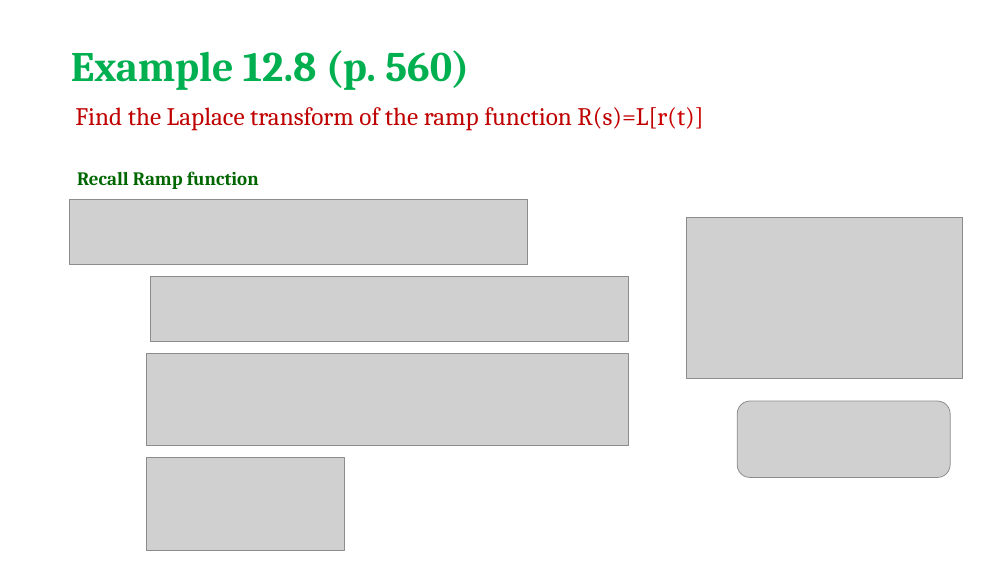
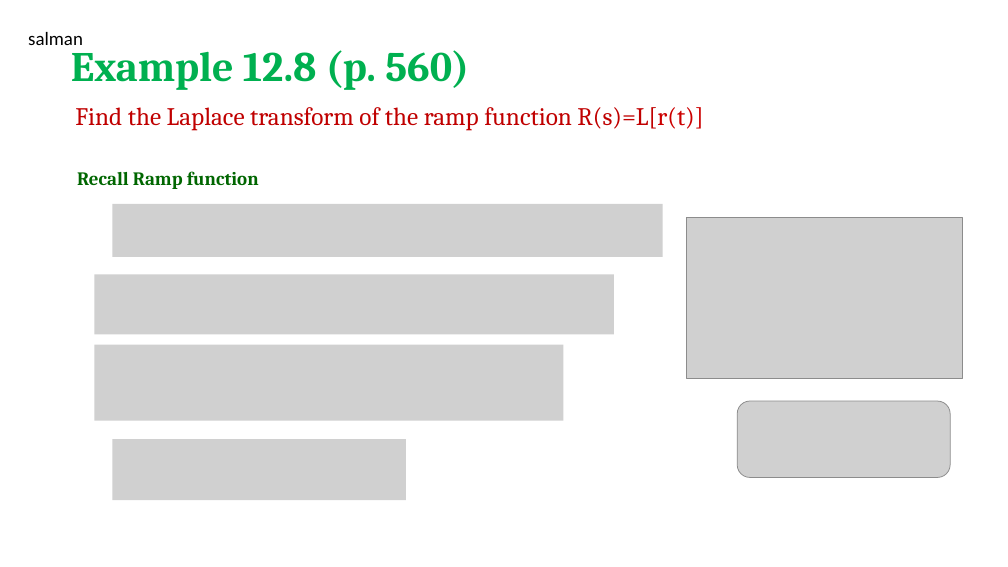
Before and after one commit to salmanrazzaq1993/AUM-WORK, a slide deck: slide 20 of PP WORK/Instructor Version/Week 2/Week 2 lecture 2 LT.pptx. Drawn at 1008x567 pixels with LibreOffice and Linux fonts; fonts in the diff are those of the drawing; grey boxes stand for pictures; background and template pictures are left out. Boxes give left, top, right and bottom in pixels: in the first picture for what was removed or moved away, otherwise in the second. Text is boxed around its words. In the diff, an @@ line names an element or a change of style, - is before the commit and + after.

```diff
--- a/PP WORK/Instructor Version/Week 2/Week 2 lecture 2 LT.pptx
+++ b/PP WORK/Instructor Version/Week 2/Week 2 lecture 2 LT.pptx
@@ text added at <box>28,32,83,45</box>, 18 pt, text #000000 @@
+salman
@@ picture: place and size @@
-picture at <box>70,199,528,264</box>
+picture at <box>113,204,663,257</box>
@@ picture: place and size @@
-picture at <box>150,276,628,341</box>
+picture at <box>95,274,614,334</box>
@@ picture: place and size @@
-picture at <box>147,353,628,445</box>
+picture at <box>95,345,563,420</box>
@@ picture added at <box>113,439,406,501</box> @@
@@ picture removed at <box>147,458,345,551</box> @@
```
Also in this commit, not shown: 1 other slide changed, 1 slide added.
